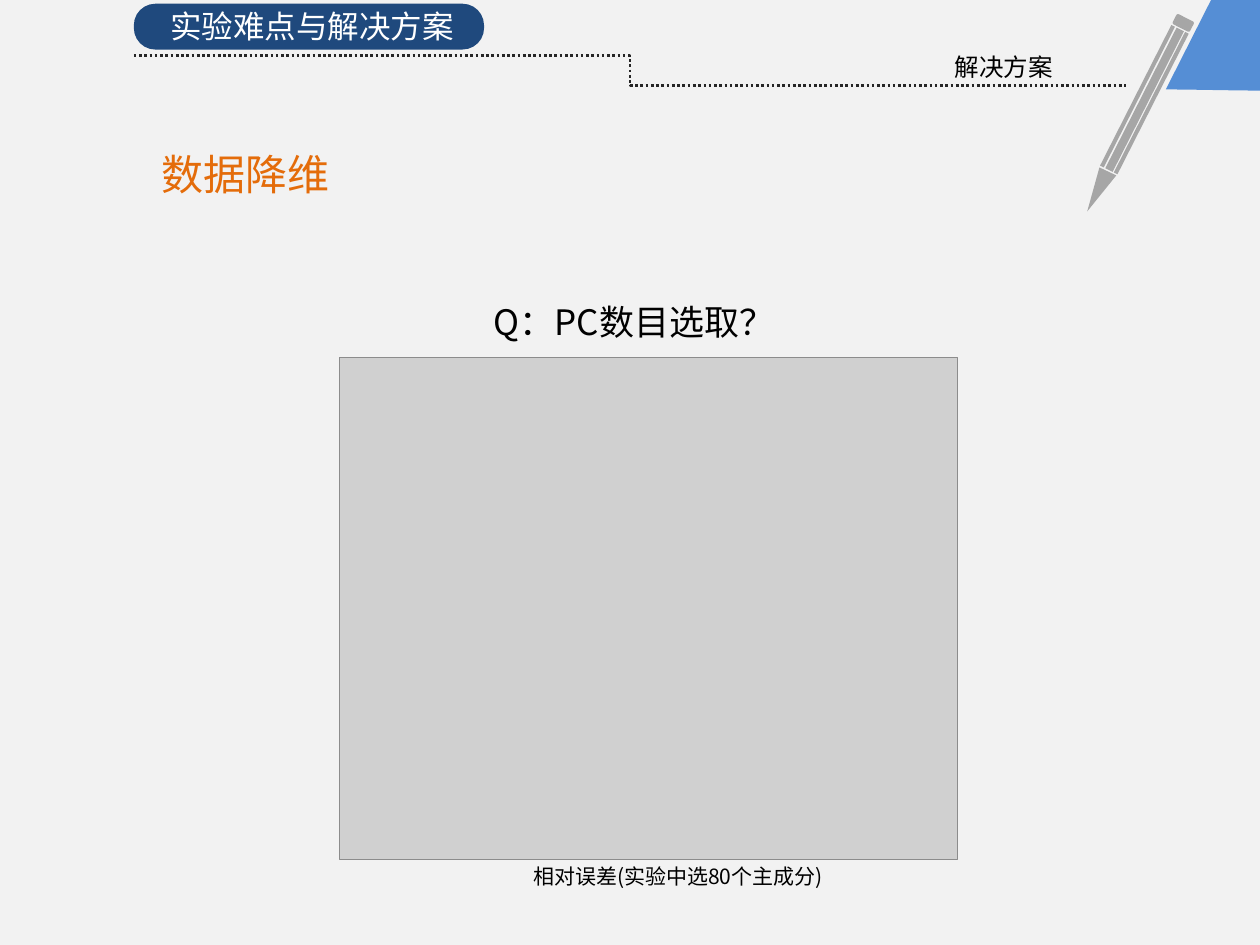
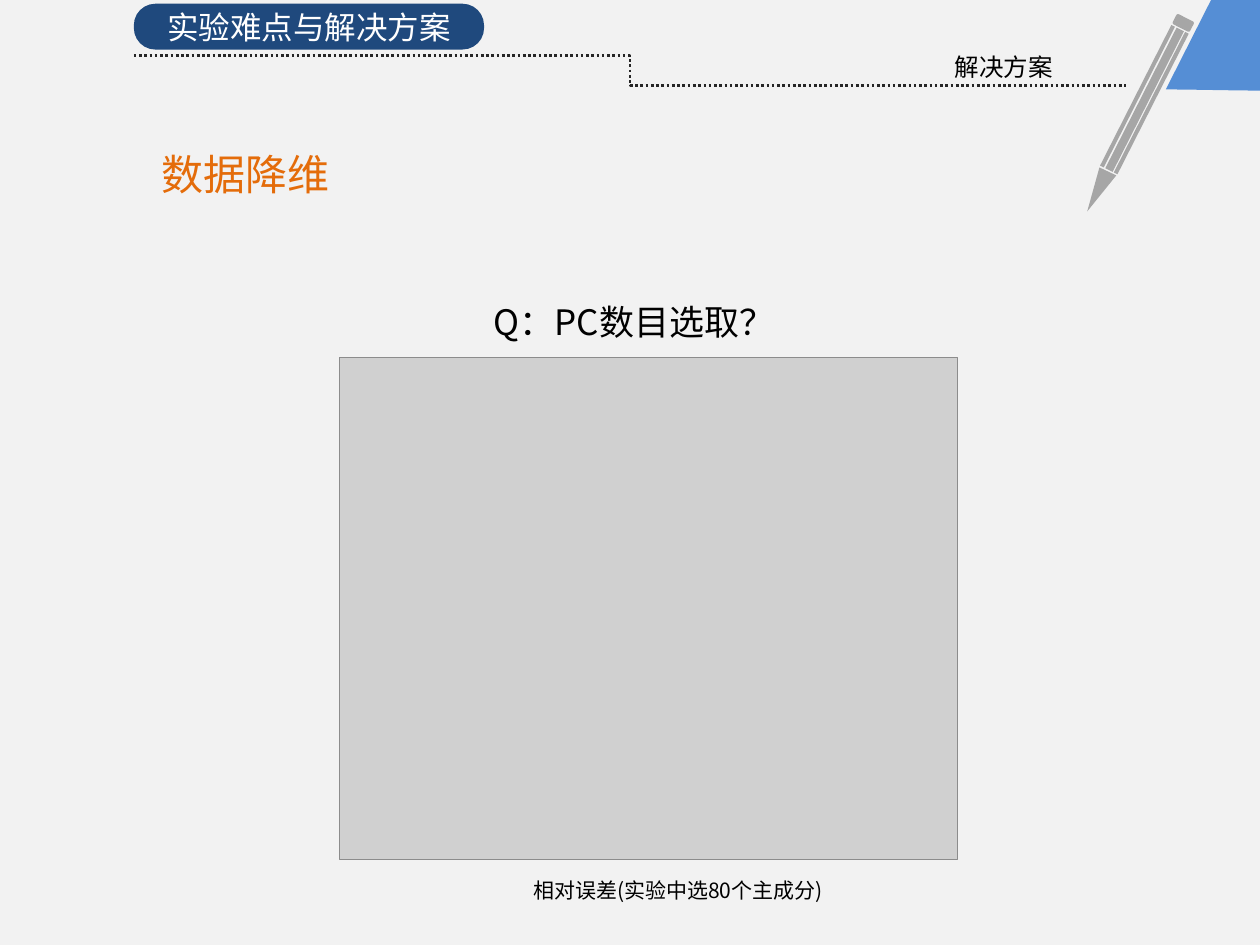
Before and after one commit to KrisCheng/GraduationDesign, a slide deck: slide 12 of FinalPaper/毕业答辩.pptx. Drawn at 1260x945 pixels with LibreOffice and Linux fonts; fonts in the diff are those of the drawing; grey boxes stand for pictures. Boxes give left, top, right and bottom in pixels: in the first picture for what was removed or moved away, otherwise in the second. Text is boxed around its words. In the diff, an @@ line names an element or a change of style, - is before the commit and + after.

```diff
--- a/FinalPaper/毕业答辩.pptx
+++ b/FinalPaper/毕业答辩.pptx
@@ text in rounded rectangle at bbox=[167, 12, 451, 42]: text added @@
+实验难点与解决方案
@@ text removed at bbox=[170, 11, 454, 41] @@
-实验难点与解决方案
@@ text "相对误差(实验中选80个主成分)": place and size @@
-text "相对误差(实验中选80个主成分)" at bbox=[533, 866, 822, 888]
+text "相对误差(实验中选80个主成分)" at bbox=[533, 880, 822, 902]
```
Also in this commit, not shown: 11 other slides changed, 5 slides added, 11 slides removed, 1 other file.
